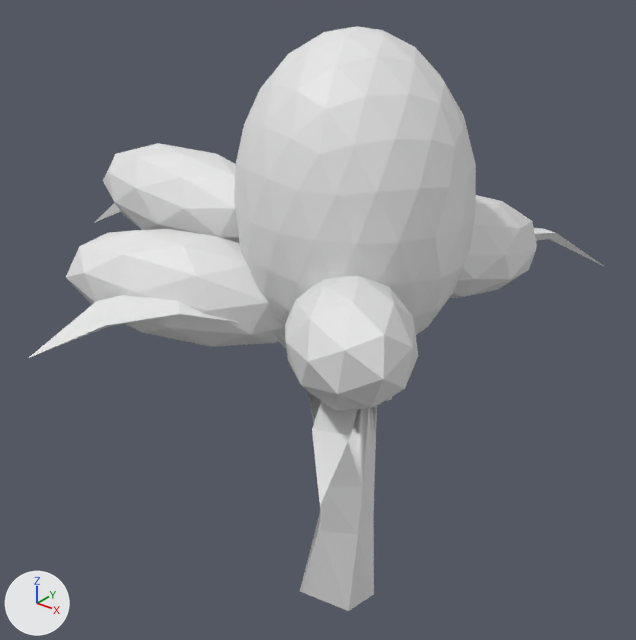
Before and after pictures for a commit that changed the FBX model src/main/resources/models/lowPolyTree/vc.fbx.
Camera for both pictures: a 50 mm camera at (8.35, -11.45, 13.09) aimed at (-1.76, 1.19, 5.26). The lights are fixed; the arrows at lower left show +X, +Y and +Z. Where no turn or scale is listed for an object, it has been applied to the vertices.

The scene before the commit, as lines of its bpy script (objects in view):
```python
me_circle_circle_001 = bpy.data.meshes.new('Circle_Circle.001')
me_circle_circle_001.from_pydata(...)  # 85 vertices, 173 faces; spans x -7.43..2.15, y -4.48..6.36, z -0.24..7.48
me_icosphere_003 = bpy.data.meshes.new('Icosphere.003')
me_icosphere_003.from_pydata(...)  # 330 vertices, 640 faces; spans x -6.21..2.93, y -3.62..4.59, z 5.68..11.25
ob_circle_circle_001 = bpy.data.objects.new('Circle_Circle.001', me_circle_circle_001)
ob_circle_circle_001.location = (0.0, 0.0, 0.0)
ob_icosphere_001 = bpy.data.objects.new('Icosphere.001', me_icosphere_003)
ob_icosphere_001.location = (0.0, 0.0, 0.0)
```
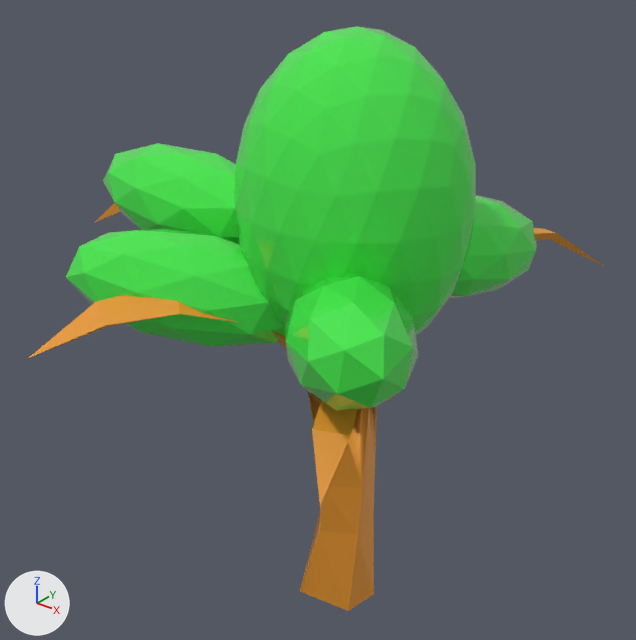
The change, as a diff of the scene's bpy script:
```diff
--- a/src/main/resources/models/lowPolyTree/vc.fbx.py
+++ b/src/main/resources/models/lowPolyTree/vc.fbx.py
@@ mat_branchmaterial @@
+mat_branchmaterial = principled_material('branchMaterial')
+mat_branchmaterial.base_color = (0.8, 0.31, 0.026)  # orange #e7972d
@@ mat_leavematerial @@
+mat_leavematerial = principled_material('leaveMaterial')
+mat_leavematerial.base_color = (0.062, 0.8, 0.0743)  # green #46e74d
+mat_leavematerial.roughness = 0.0
@@ me_icosphere_003 @@
 me_icosphere_003.from_pydata(...)  # 330 vertices, 640 faces; spans x -6.21..2.93, y -3.62..4.59, z 5.68..11.25
+me_icosphere_003.materials.append(mat_leavematerial)  # green #46e74d
@@ me_circle_circle_001 @@
 me_circle_circle_001.from_pydata(...)  # 85 vertices, 173 faces; spans x -7.43..2.15, y -4.48..6.36, z -0.24..7.48
+me_circle_circle_001.materials.append(mat_branchmaterial)  # orange #e7972d
```

Pixel boxes (x1, y1, x2, y2) of what changed, in the pictures (636 x 640 px):
'Icosphere.001', recoloured (white to green): (66, 26, 537, 411) in both
'Circle_Circle.001', recoloured (white to orange): (29, 203, 605, 611) in both
